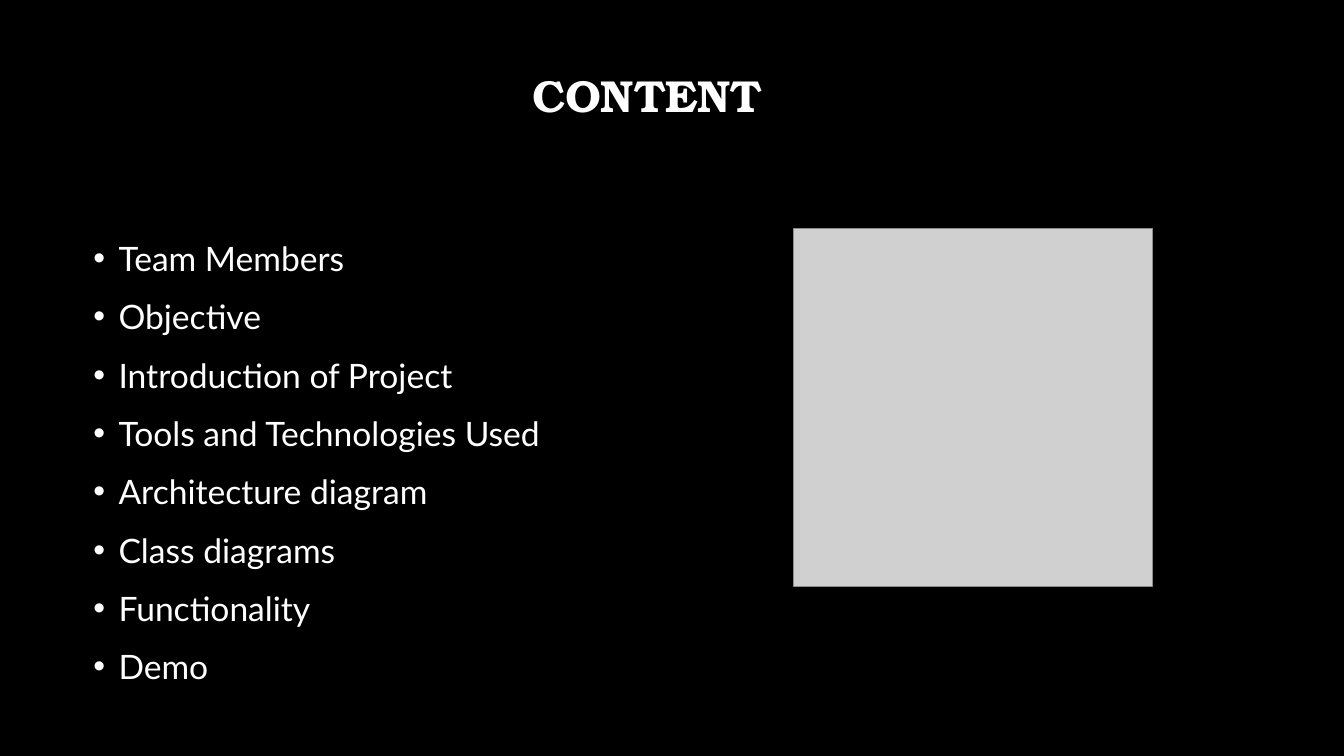
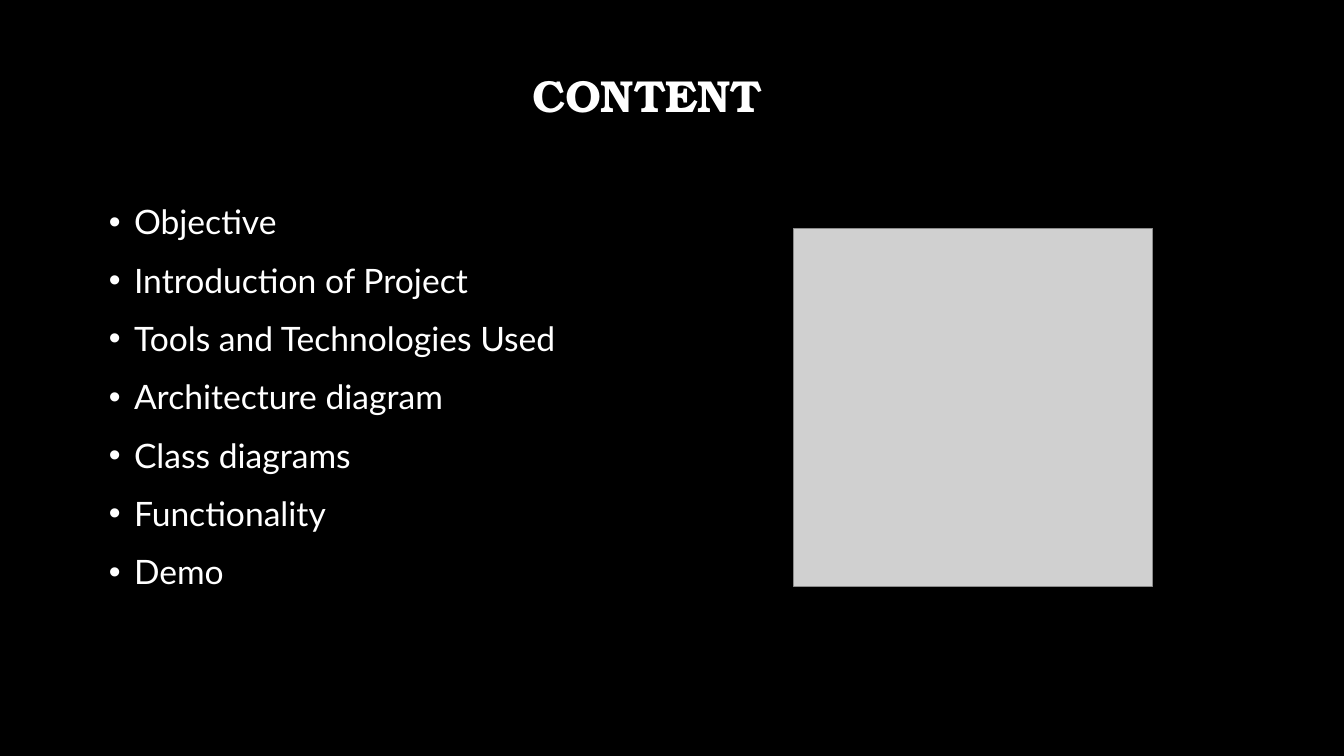
Before and after one commit to tayademeenakashi5/ToDo-List, a slide deck: slide 2 of Capstone Project.pptx. Drawn at 1344x756 pixels with LibreOffice and Linux fonts; fonts in the diff are those of the drawing; grey boxes stand for pictures; background and template pictures are left out. Boxes give left, top, right and bottom in pixels: in the first picture for what was removed or moved away, otherwise in the second. Text is boxed around its words. In the diff, an @@ line names an element or a change of style, - is before the commit and + after.

```diff
--- a/Capstone Project.pptx
+++ b/Capstone Project.pptx
@@ text "Objective": place and size @@
-text "Objective" at (119, 246, 540, 680)
+text "Objective" at (134, 209, 555, 585)
@@ text at (119, 246, 344, 272): paragraph removed @@
-• Team Members
```
Also in this commit, not shown: 1 other slide changed, 1 slide removed.
